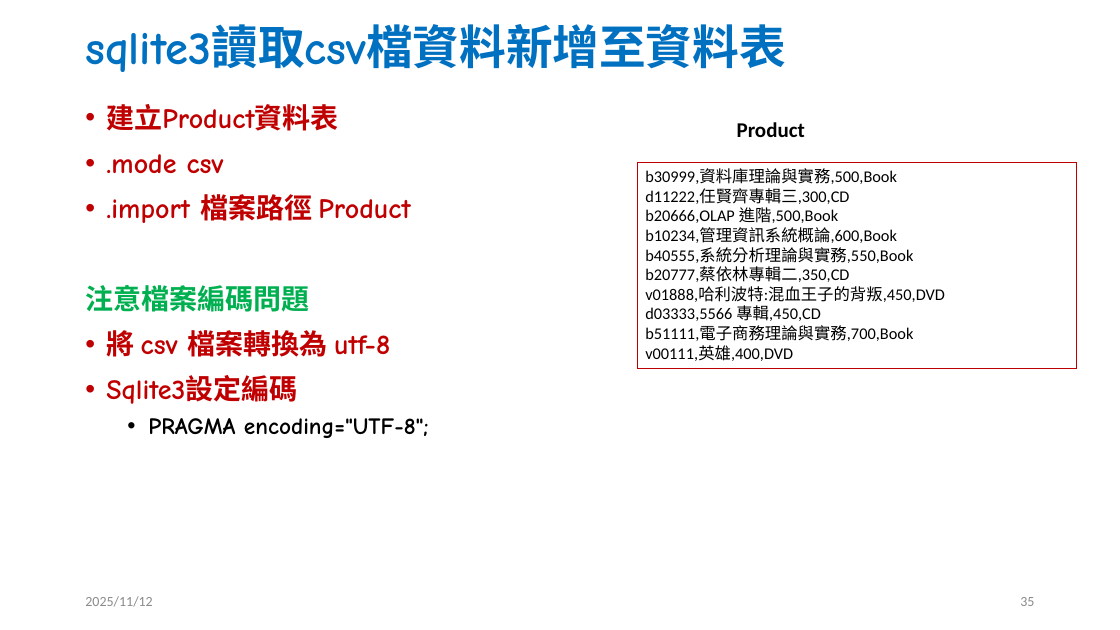
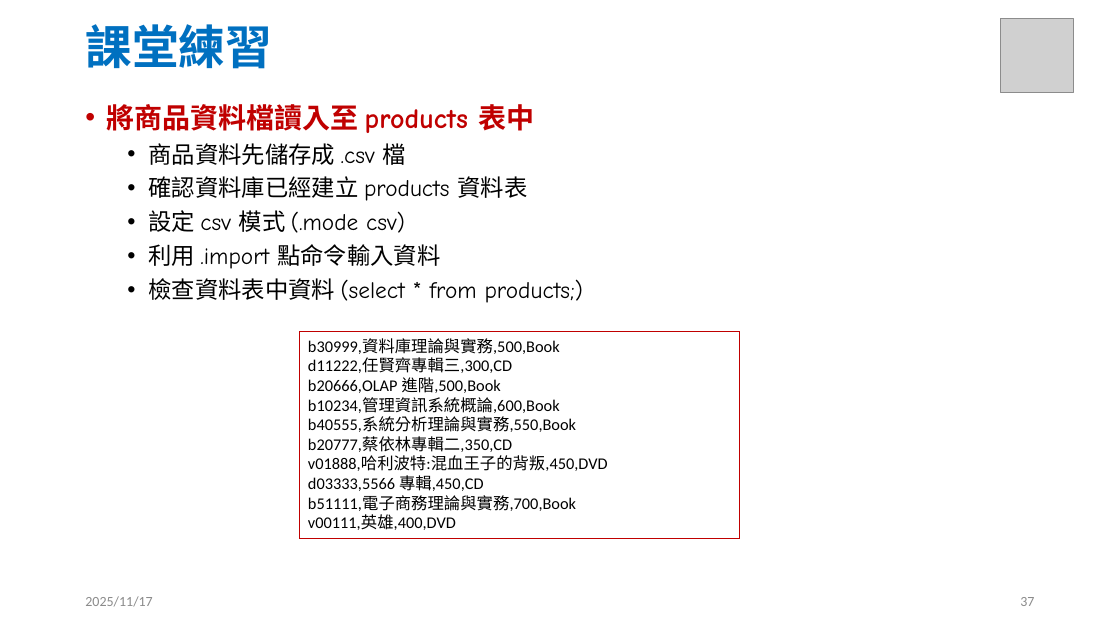
Before and after one commit to jc7qx/2025DB, a slide deck: slide 37 of slides/w10SQL1.pptx (slide 35 before the commit). Drawn at 1120x630 pixels with LibreOffice and Linux fonts; fonts in the diff are those of the drawing; grey boxes stand for pictures. Boxes give left, top, right and bottom in pixels: in the first picture for what was removed or moved away, otherwise in the second. Text is boxed around its words. In the diff, an @@ line names an element or a change of style, - is before the commit and + after.

```diff
--- a/slides/w10SQL1.pptx
+++ b/slides/w10SQL1.pptx
@@ title at <box>85,24,272,69</box>: text changed @@
-sqlite3讀取csv檔資料新增至資料表
+課堂練習
@@ picture added at <box>1001,18,1074,92</box> @@
@@ text at <box>106,104,583,303</box>: text changed; size 24 to 20 pt; text colour #C00000 to #000000; bold off @@
-• 建立Product資料表
-• .mode csv
-• .import 檔案路徑 Product
-注意檔案編碼問題
-• 將 csv 檔案轉換為 utf-8
-• Sqlite3設定編碼
-  • PRAGMA encoding="UTF-8";
+• 將商品資料檔讀入至 products 表中
+  • 商品資料先儲存成 .csv 檔
+  • 確認資料庫已經建立 products 資料表
+  • 設定 csv 模式 (.mode csv)
+  • 利用 .import 點命令輸入資料
+  • 檢查資料表中資料 (select * from products;)
@@ text removed at <box>737,122,805,137</box> @@
-Product
@@ rectangle "b30999,資料庫理論與實務,500,Book": place and size @@
-rectangle "b30999,資料庫理論與實務,500,Book" at <box>637,162,1076,369</box>
+rectangle "b30999,資料庫理論與實務,500,Book" at <box>300,332,739,539</box>
@@ text at <box>85,596,152,607</box>: text changed @@
-2025/11/12
+2025/11/17
@@ page number at <box>1020,597,1034,606</box>: text changed @@
-35
+37
```
Also in this commit, not shown: 38 other slides changed, 9 slides added, 19 slides removed, 3 other files.
